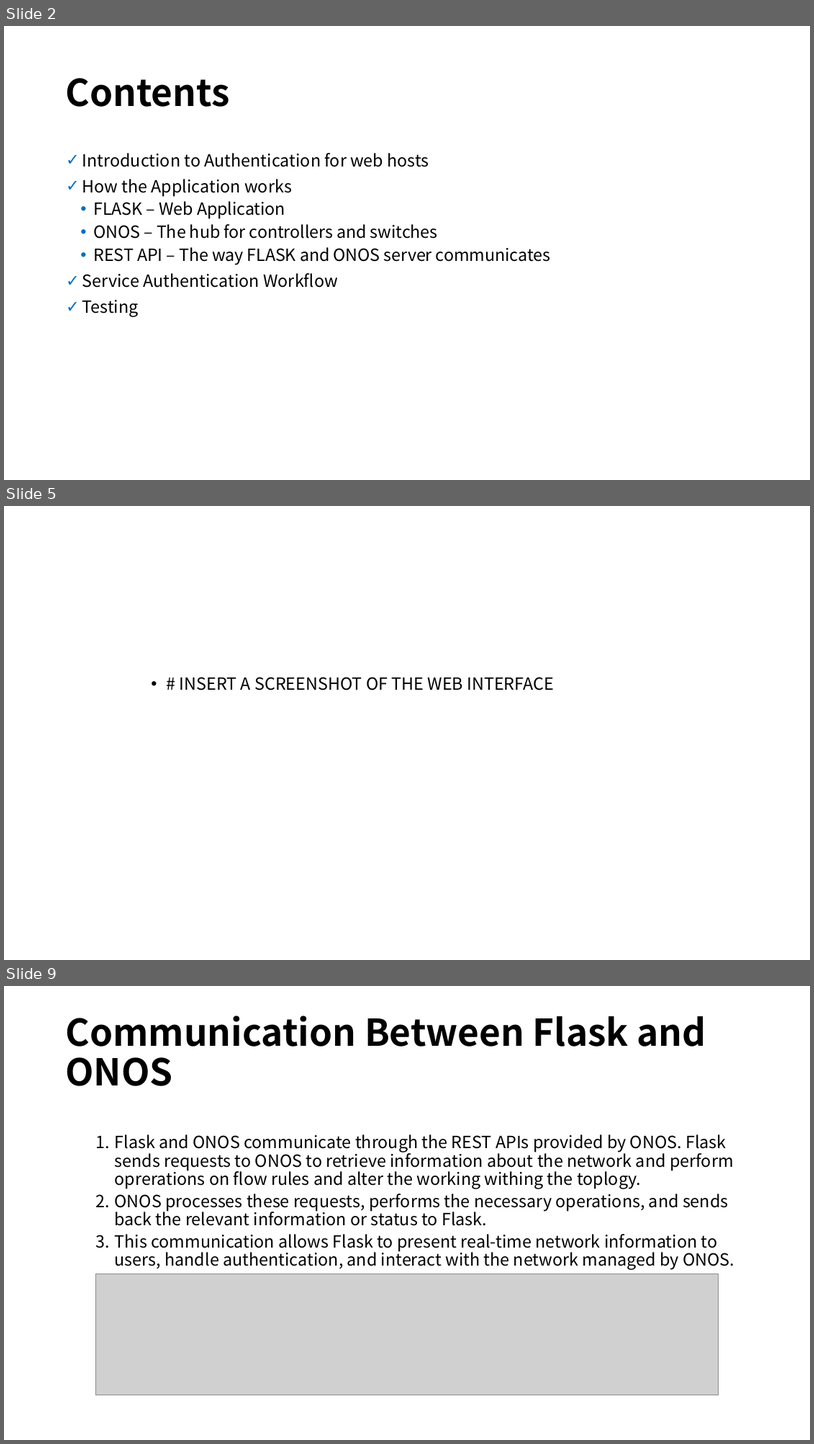
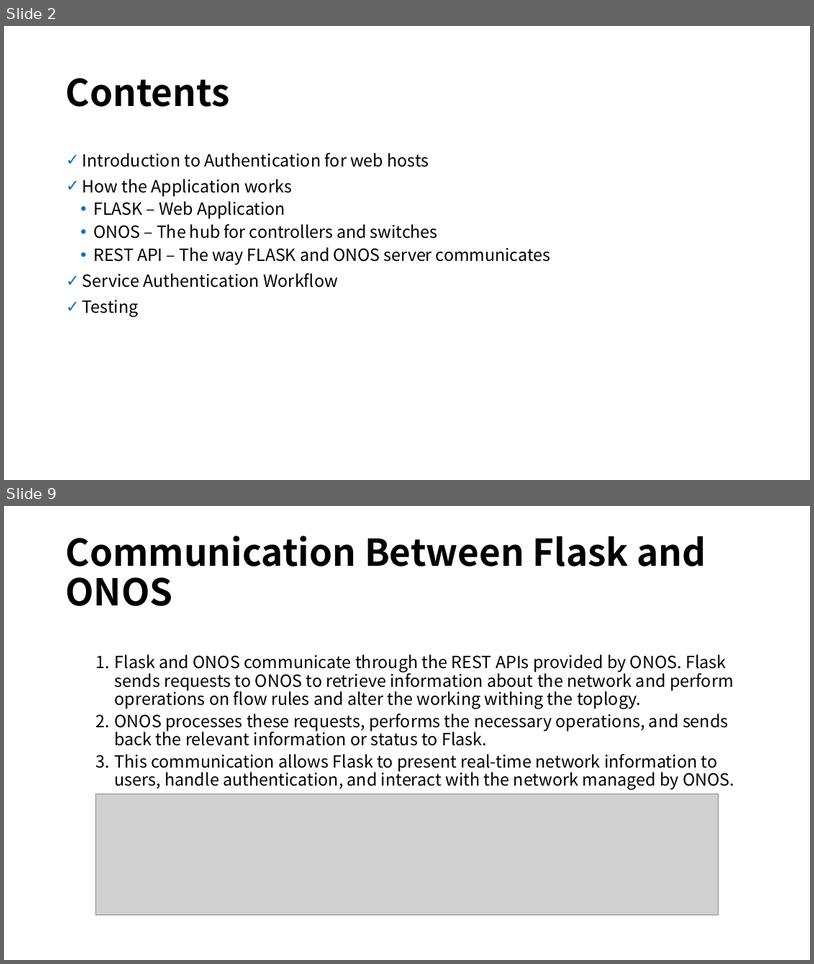
Before and after one commit to adoprox/SDN, a slide deck: 34359 – Software Defined Networking (SDN).pptx. Shown one above the other, each under a label of ours: slides 2, 5 and 9 before the commit, slides 2 and 9 after it; the slides between them are not shown. The pictures are 814x1444 and 814x964 pixels, drawn with LibreOffice and Linux fonts; fonts in the diff are those of the drawing; grey boxes stand for pictures. Boxes give left, top, right and bottom in pixels: in the first picture for what was removed or moved away, otherwise in the second. Text is boxed around its words. In the diff, an @@ line names an element or a change of style, - is before the commit and + after.

```diff
--- a/34359 – Software Defined Networking (SDN).pptx
+++ b/34359 – Software Defined Networking (SDN).pptx
@@ slide 5 removed at [4, 506, 810, 960], background #FFFFFF @@
@@ text removed at [180, 677, 554, 690] @@
-• # INSERT A SCREENSHOT OF THE WEB INTERFACE
```
Also in this commit, not shown: 12 slides changed, 2 slides added.
